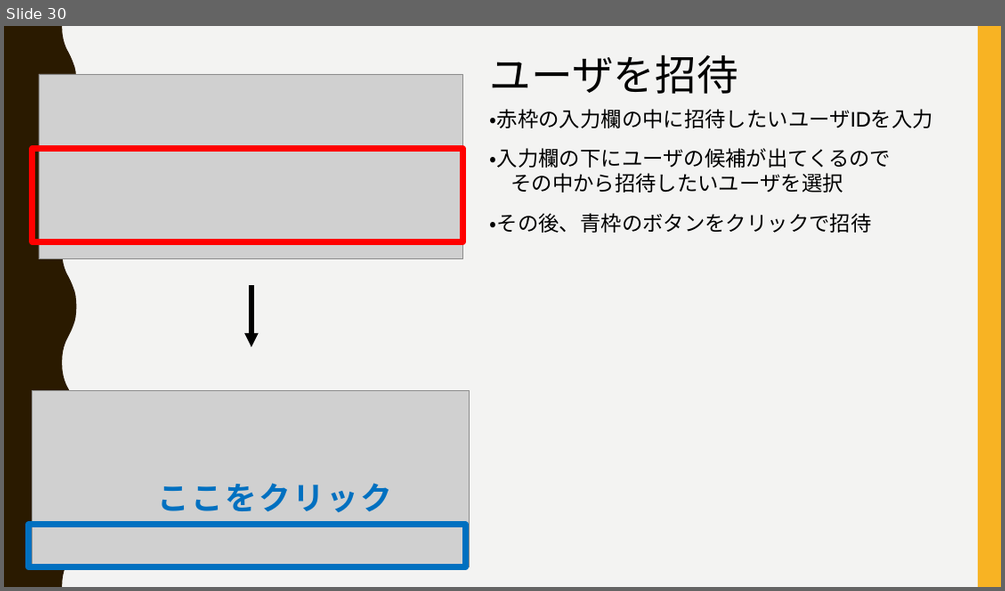
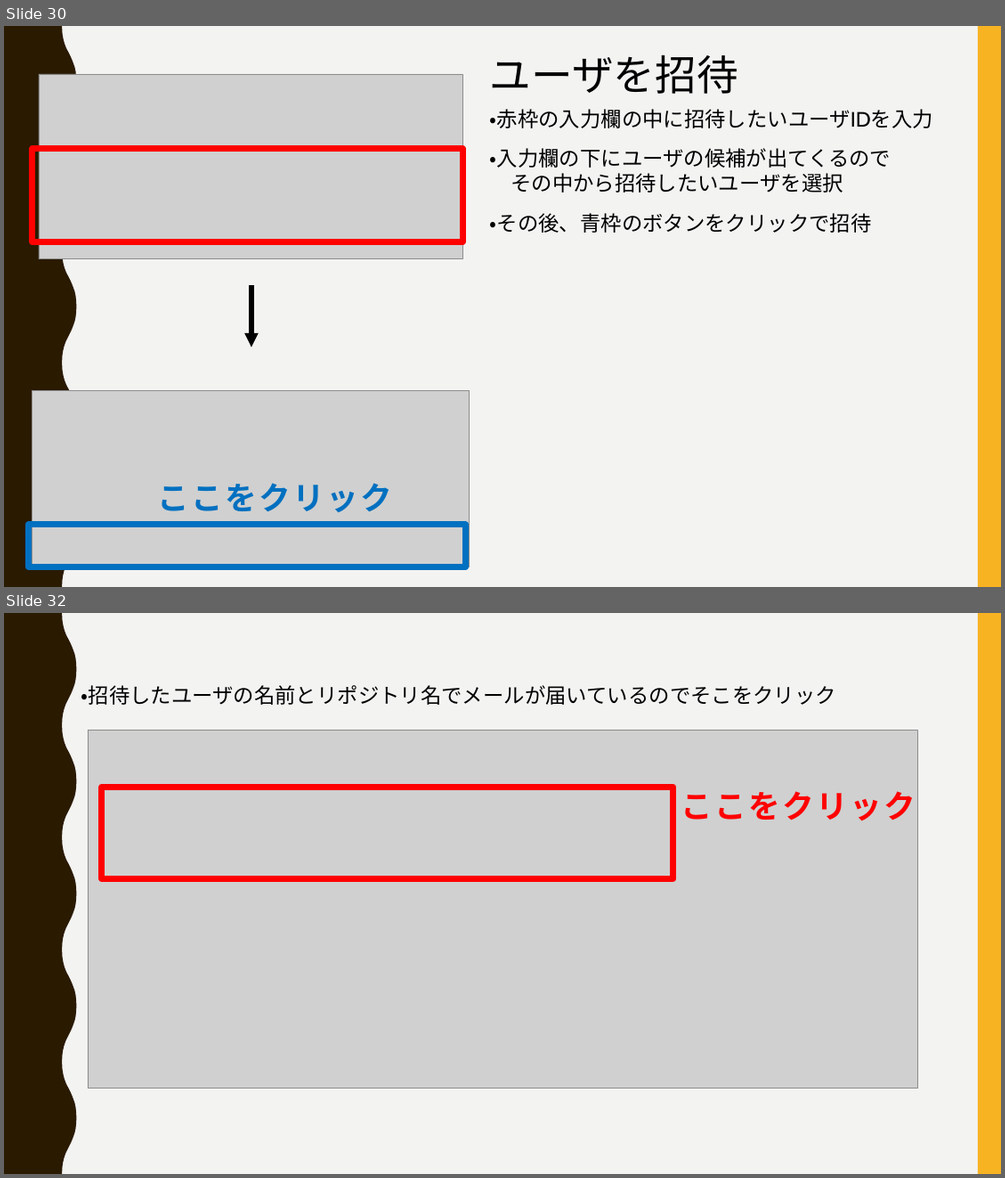
Before and after one commit to FIY24554/git_test, a slide deck: gitについて_加藤.pptx. Shown one above the other, each under a label of ours: slide 30 before the commit, slides 30 and 32 after it; the slides between them are not shown. The pictures are 1005x591 and 1005x1178 pixels, drawn with LibreOffice and Linux fonts; fonts in the diff are those of the drawing; grey boxes stand for pictures. Boxes give left, top, right and bottom in pixels: in the first picture for what was removed or moved away, otherwise in the second. Text is boxed around its words. In the diff, an @@ line names an element or a change of style, - is before the commit and + after.

```diff
--- a/gitについて_加藤.pptx
+++ b/gitについて_加藤.pptx
@@ slide 32 added at bbox=[4, 613, 1001, 1174], background #F3F3F2; not listed: 2 template elements that a slide beside it also shows @@
@@ text added at bbox=[81, 685, 836, 705], 20 pt, text #000000 @@
+・招待したユーザの名前とリポジトリ名でメールが届いているのでそこをクリック
@@ picture added at bbox=[88, 730, 918, 1088] @@
@@ rectangle added at bbox=[102, 787, 673, 879], outline #FF0000 6 pt @@
@@ text added at bbox=[680, 791, 915, 820], 30.6 pt, text #FF0000, bold @@
+ここをクリック
```
Also in this commit, not shown: 1 slide changed, 1 other slide added.
